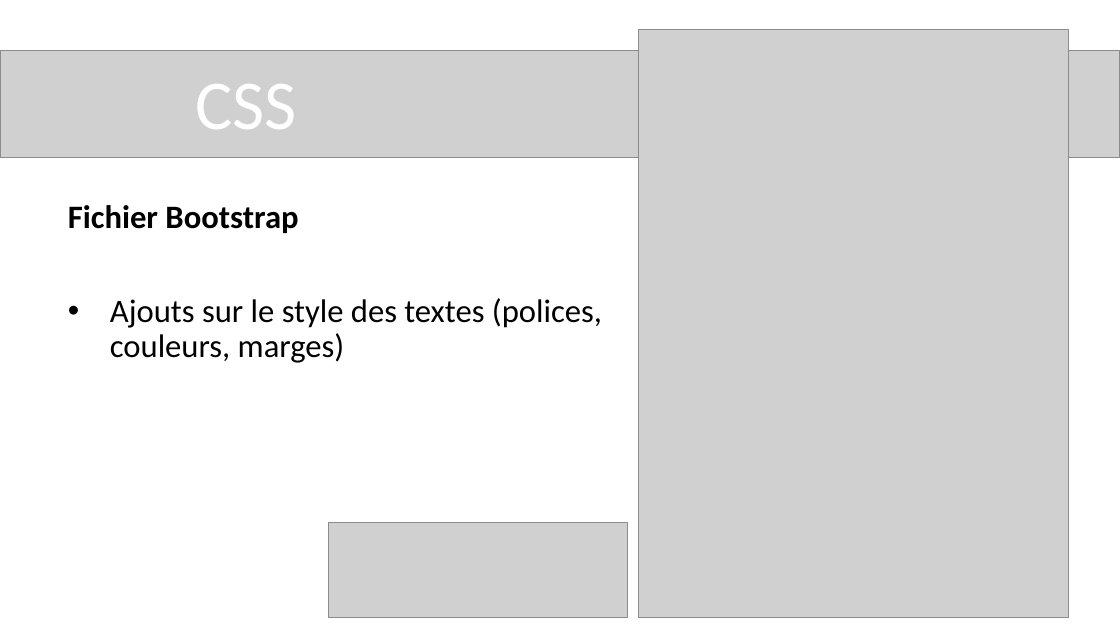
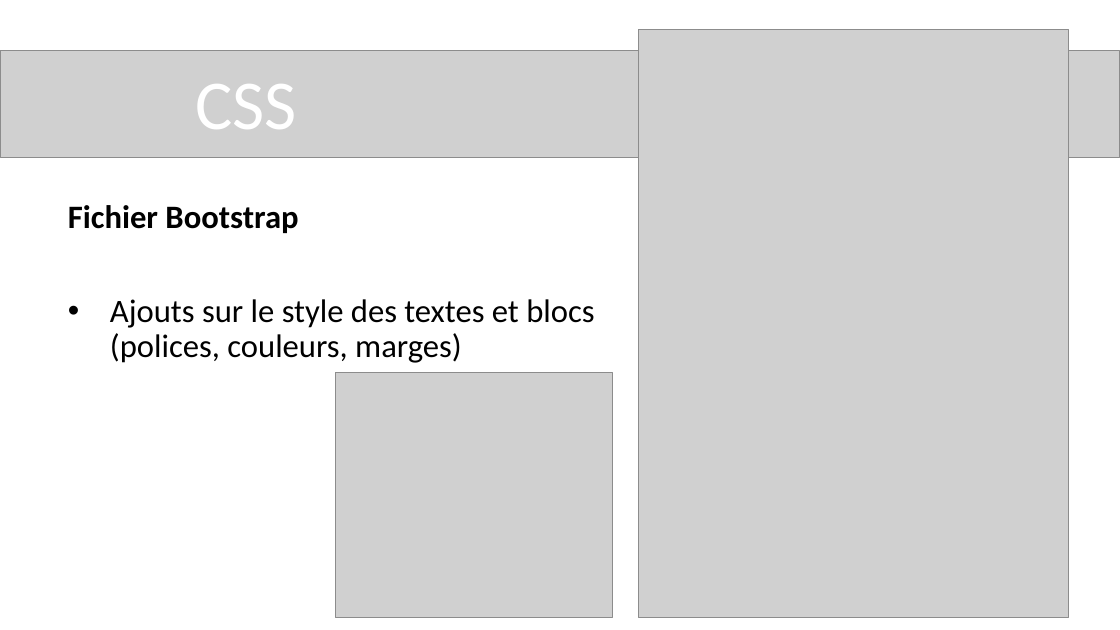
Before and after one commit to nmdoir/p5_citations, a slide deck: slide 6 of Présentation Générateur de citations.pptx. Drawn at 1120x630 pixels with LibreOffice and Linux fonts; fonts in the diff are those of the drawing; grey boxes stand for pictures. Boxes give left, top, right and bottom in pixels: in the first picture for what was removed or moved away, otherwise in the second. Text is boxed around its words. In the diff, an @@ line names an element or a change of style, - is before the commit and + after.

```diff
--- a/Présentation Générateur de citations.pptx
+++ b/Présentation Générateur de citations.pptx
@@ subtitle at <box>110,299,594,363</box>: text changed @@
-• Ajouts sur le style des textes (polices, couleurs, marges)
+• Ajouts sur le style des textes et blocs (polices, couleurs, marges)
@@ picture added at <box>335,372,613,618</box> @@
@@ picture removed at <box>329,523,628,618</box> @@
```
Also in this commit, not shown: 5 other slides changed, 1 slide removed, 2 other files.
